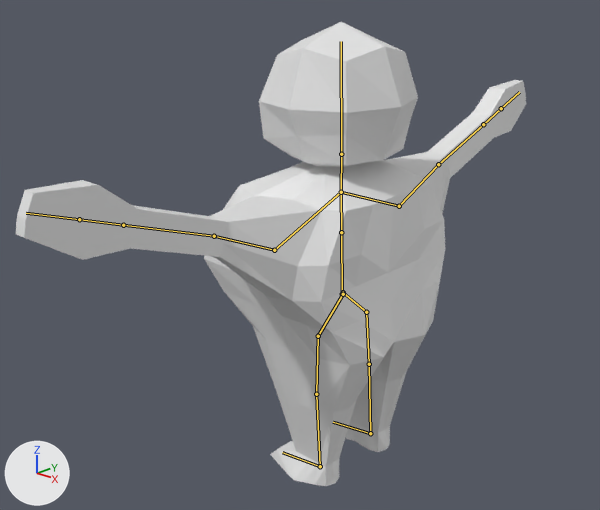
The Blender file Assets/Entities/Iaksa.blend, before and after one commit.
Rendered twice from a 50 mm lens placed at (7.86, -9.24, 5.75), pointed at (-1.13, 0.07, 1.37). The axes (+X, +Y, +Z) are drawn at lower left. The lights are the same throughout. Both versions are drawn at frame 59 of the action 'Walk'; the numbers are the values there. The bones that bend it are drawn over the model as lines.
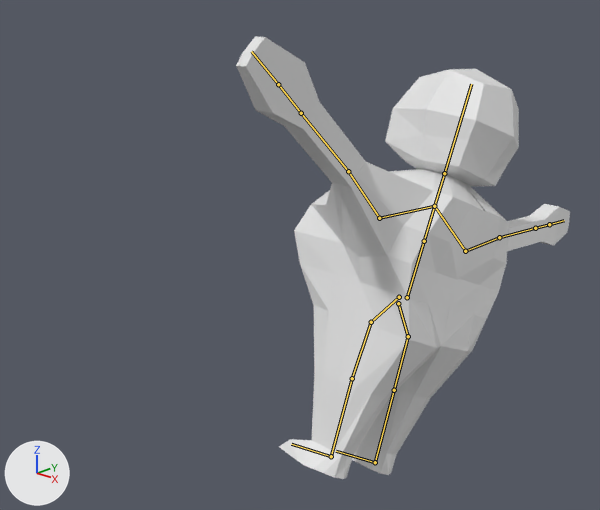
The edits, one by one:
Bone 'Bone' (bone_bone) moves from (0.0, 1.79, 0.16) to (0.0, 1.25, -1.54).
Bone 'Bone' (bone_bone) turns from (2, 0, 0) to (-24, 0, 0) degrees about its own x, y and z.
Bone 'Pierna1.R' (bone_pierna1_r) moves from (0.0, -1.31, 1.25) to (0.0, 0.16, 1.77).
Bone 'Pierna1.R' (bone_pierna1_r) turns from (2, 0, 0) to (-24, 0, 0) degrees about its own x, y and z.
Bone 'Pierna1.L' (bone_pierna1_l) moves from (0.0, -1.1, -1.41) to (0.0, -1.87, -0.1).
Bone 'Pierna1.L' (bone_pierna1_l) turns from (2, 0, 0) to (-24, 0, 0) degrees about its own x, y and z.

Boxes (x1, y1, x2, y2) around the edits, measured in the pictures (600 x 510 px):
'Cube', posed (34% narrower): before (16, 22, 526, 486); after (236, 36, 570, 479)
bone 'Bone', root to tip: before (342, 294) to (341, 232); after (407, 297) to (424, 241)
bone 'Pierna1.R', root to tip: before (343, 292) to (366, 312); after (398, 303) to (408, 336)
bone 'Pierna1.L', root to tip: before (343, 294) to (318, 336); after (399, 297) to (371, 322)
